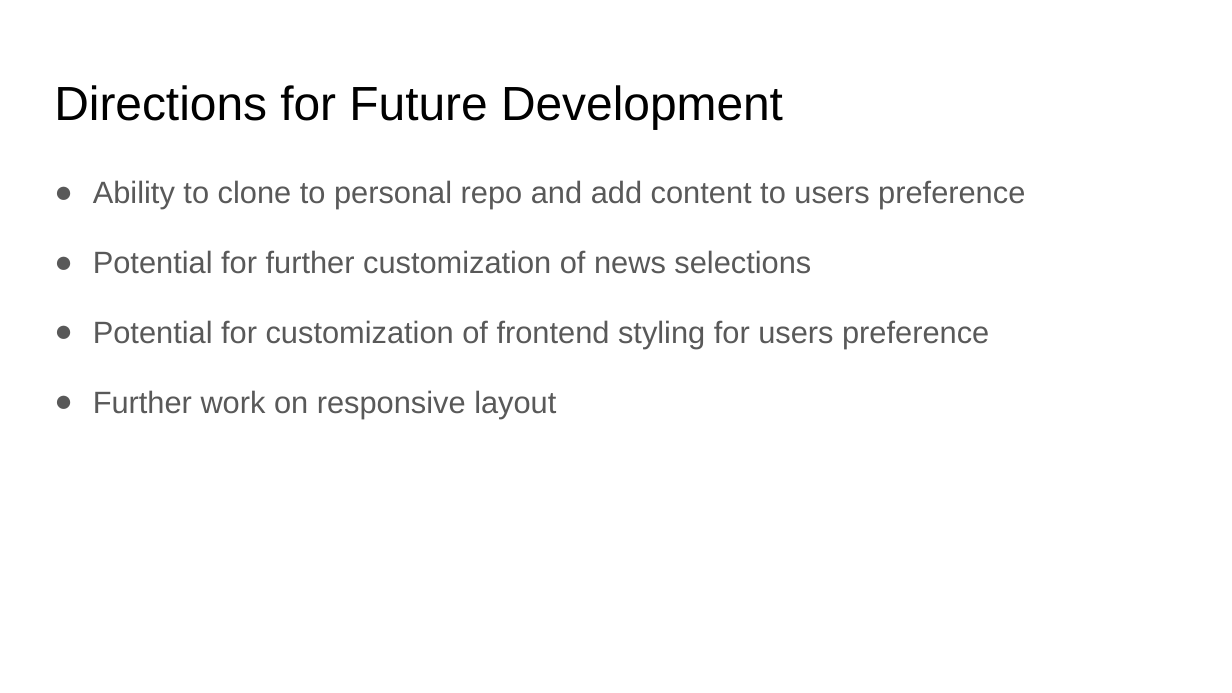
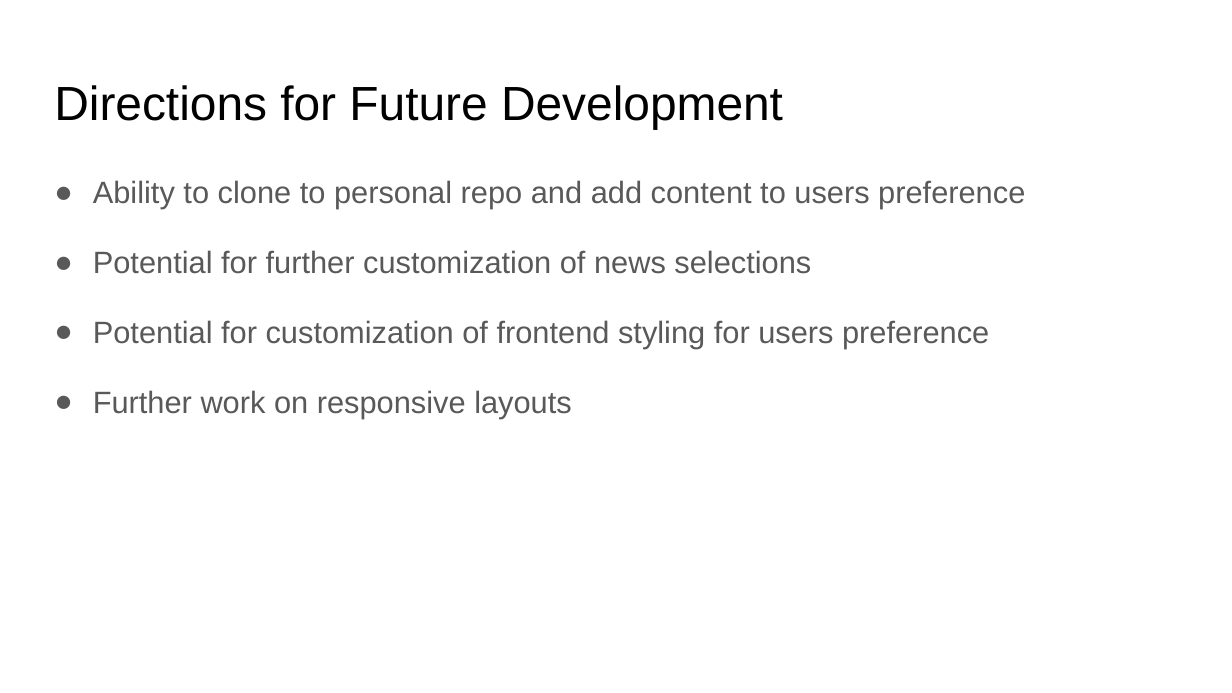
Before and after one commit to Chequelito/theDailyDive, a slide deck: slide 7 of DailyDive.pptx. Drawn at 1232x693 pixels with LibreOffice and Linux fonts; fonts in the diff are those of the drawing. Boxes give left, top, right and bottom in pixels: in the first picture for what was removed or moved away, otherwise in the second. Text is boxed around its words. In the diff, an @@ line names an element or a change of style, - is before the commit and + after.

```diff
--- a/DailyDive.pptx
+++ b/DailyDive.pptx
@@ text at [93,390,572,419]: text changed @@
-● Further work on responsive layout
+● Further work on responsive layouts
```
Also in this commit, not shown: 1 other slide changed.
